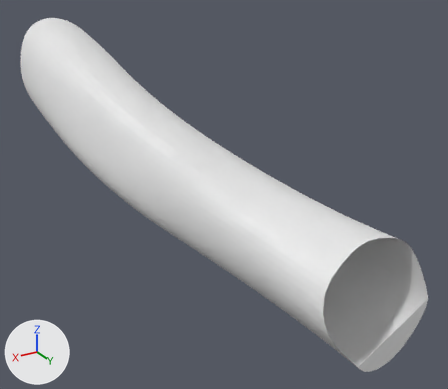
What one commit did to the OBJ model data/real/H_AO_H_0152.obj.
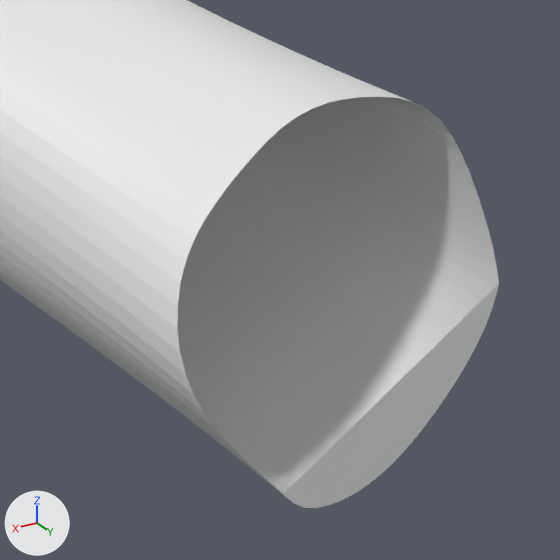
Old and new are each drawn whole from a 50 mm camera at (8.04, 30.96, 12.94) aimed at (0.38, 18.19, 6.56) and again close up on the part from 59% to 100% of the width and 53% to 100% of the height. Lighting does not change. The marker at lower left points along +X, +Y and +Z. The last two pictures show the newer version. Where no turn or scale is listed for an object, it has been applied to the vertices.

Script lines for the objects in view, before the commit:
```python
me_h_ao_h_0152 = bpy.data.meshes.new('H_AO_H_0152')
me_h_ao_h_0152.from_pydata(...)  # 3893 vertices, 7532 faces; spans x -1.67..3.67, y 11.28..23.56, z 4.34..10.39
ob_h_ao_h_0152 = bpy.data.objects.new('H_AO_H_0152', me_h_ao_h_0152)
ob_h_ao_h_0152.location = (0.0, 0.0, 0.0)
```
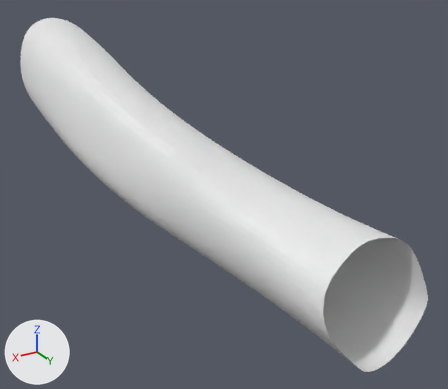
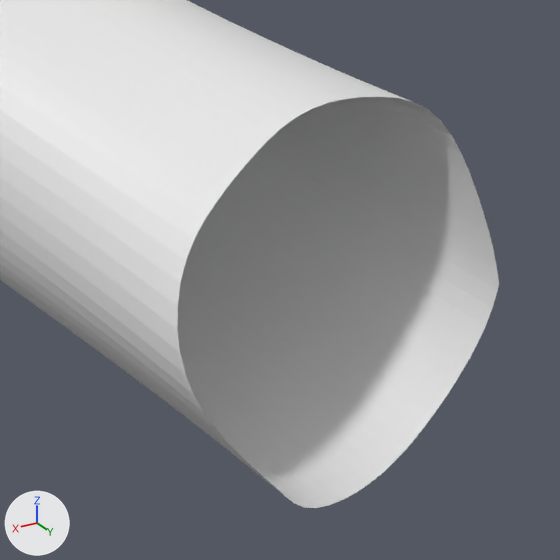
What changed in the scene script:
```text
Change me_h_ao_h_0152:
    used by ob_h_ao_h_0152; location = (0.0, 0.0, 0.0)
    remove me_h_ao_h_0152.from_pydata(...)  # 3893 vertices, 7532 faces; spans x -1.67..3.67, y 11.28..23.56, z 4.34..10.39
    add me_h_ao_h_0152.from_pydata(...)  # 3844 vertices, 7459 faces; spans x -1.67..3.67, y 11.28..23.56, z 4.34..10.39
    me_h_ao_h_0152 part 1
    49 vertices are removed from x -1.61..0.42, y 23.39..23.56, z 4.45..5.53
    75 faces are deleted
    2 new faces join them
```

Boxes (x1, y1, x2, y2) around the edits, measured in the close-ups (560 x 560 px):
part 1 of me_h_ao_h_0152, cut back: before (264, 284, 499, 508)
